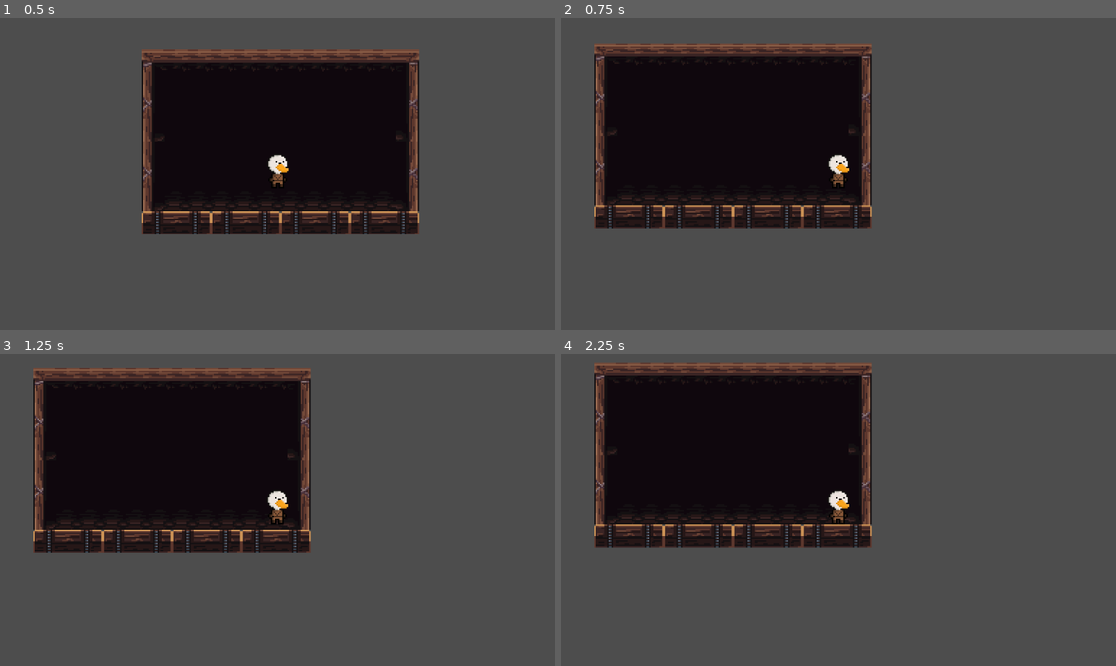
Above: before the commit, frames 1-4 (two rows, left to right).
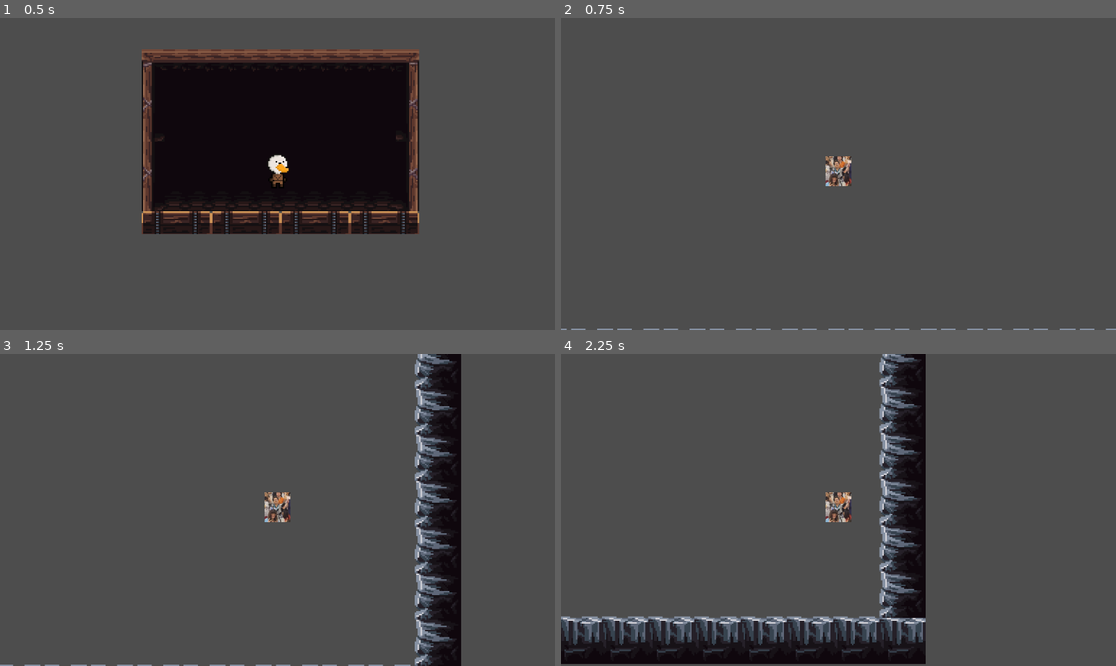
Above: after the commit, the same moments.

Repository: YisusJe/gamejam
Game: Godot game, scene res://main.tscn
Same seed, same stepped clock (60 frames per second), same inputs: the game is played once before the commit and once after it.
Inputs:
- Up to frame 1 (0.5 s): no input
- Up to frame 2 (0.75 s): hold D (Right) from 0.53 s (still down); tap K (ChangePlayer) at 0.6 s
- Up to frame 3 (1.25 s): keep holding D (Right)
- Up to frame 4 (2.25 s): release D (Right) at 1.28 s; hold S (Down) 1.28-2.03 s; tap K (ChangePlayer) at 1.35, 2.1 s; tap Enter at 2 s; hold D (Right) from 2.03 s (still down)

Frame 1 is identical in both runs. In frame 2, 30% of the frame differs, in the area x 0-100%, y 8-100%; in frame 3, 37%; in frame 4, 44%, in the area x 0-66%, y 0-100%.

Commit message:
ADD: func set_player_speed

Diff:
--- a/components/player_controller/player_controller.gd
+++ b/components/player_controller/player_controller.gd
@@ -6,11 +6,13 @@
 	DUCK
 }
 
-@export var current_player_type : PlayerTypes = PlayerTypes.SUBMARINE;
+@export var current_player_type : PlayerTypes = PlayerTypes.DUCK;
 @export var player_submarine : PlayerSubmarine;
 @export var player_duck : PlayerDuck;
 
 var current_player;
+const speed_active = 400
+const speed_inactive = 0
 
 func _ready():
 	current_player = player_submarine
@@ -18,9 +20,20 @@
 func _process(_delta):
 	if Input.is_action_just_pressed("ChangePlayer"):
 		if current_player_type == PlayerTypes.SUBMARINE:
+			set_player_speed(PlayerTypes.SUBMARINE, speed_inactive)
+			set_player_speed(PlayerTypes.DUCK, speed_active)
 			set_player(PlayerTypes.DUCK)
 		elif current_player_type == PlayerTypes.DUCK:
+			set_player_speed(PlayerTypes.DUCK, speed_inactive)
+			set_player_speed(PlayerTypes.SUBMARINE, speed_active)
 			set_player(PlayerTypes.SUBMARINE)
+
+func set_player_speed(player_type, speed):
+	match player_type:
+		PlayerTypes.SUBMARINE:
+			player_submarine.speed = speed
+		PlayerTypes.DUCK:
+			player_duck.speed = speed
 
 func set_player(player_type):
 	current_player_type = player_type
Not shown, changed: README.md
